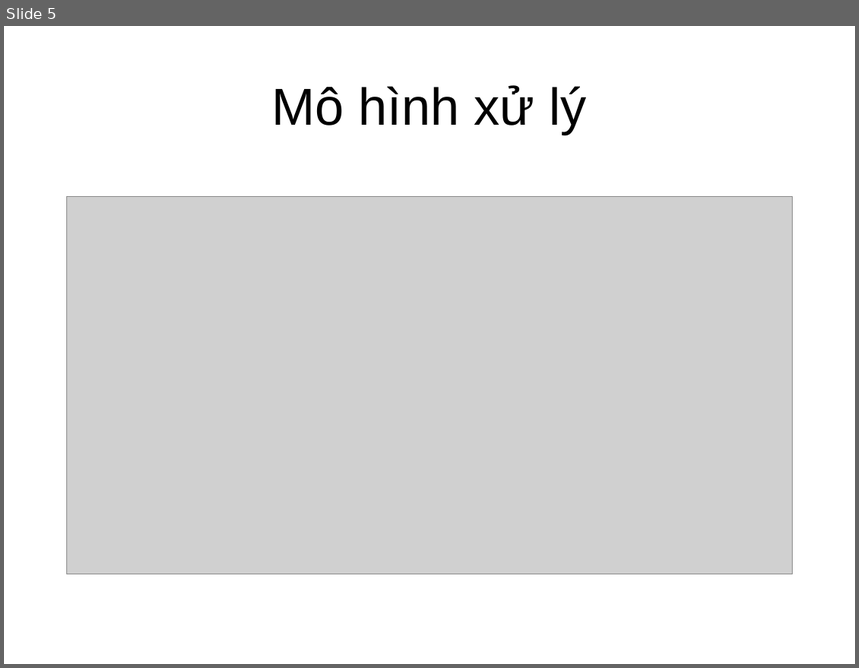
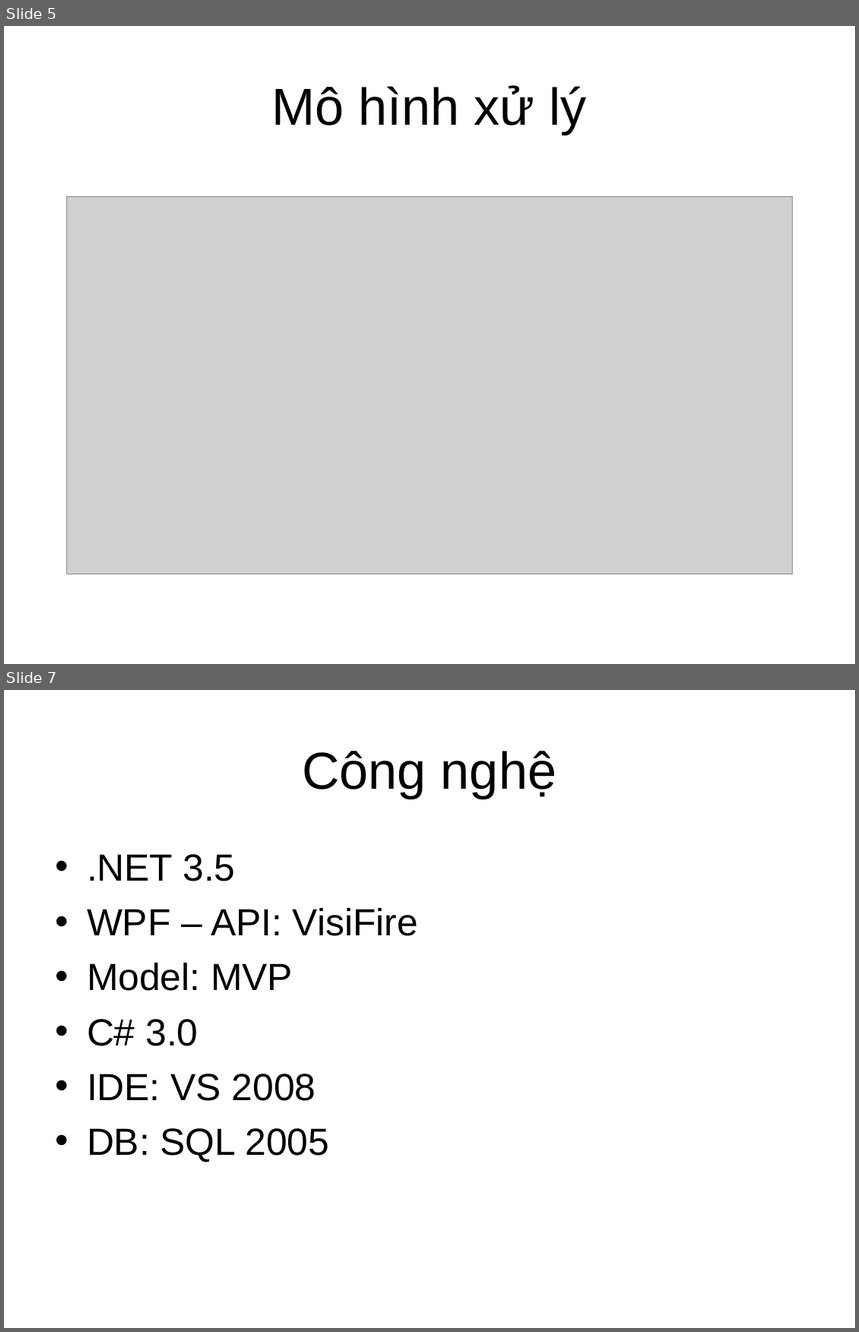
Before and after one commit to kidlab/re-se, a slide deck: Docs/Family Tree.ppt. Shown one above the other, each under a label of ours: slide 5 before the commit, slides 5 and 7 after it; the slides between them are not shown. The pictures are 859x668 and 859x1332 pixels, drawn with LibreOffice and Linux fonts; fonts in the diff are those of the drawing; grey boxes stand for pictures. Boxes give left, top, right and bottom in pixels: in the first picture for what was removed or moved away, otherwise in the second. Text is boxed around its words. In the diff, an @@ line names an element or a change of style, - is before the commit and + after.

```diff
--- a/Docs/Family Tree.ppt
+++ b/Docs/Family Tree.ppt
@@ slide 7 added at (x1=4, y1=690, x2=855, y2=1328), background #FFFFFF @@
@@ title added at (x1=302, y1=751, x2=557, y2=799), 44 pt, text #000000 @@
+Công nghệ
@@ text added at (x1=87, y1=854, x2=418, y2=1163), 32 pt, text #000000 @@
+• .NET 3.5
+• WPF – API: VisiFire
+• Model: MVP
+• C# 3.0
+• IDE: VS 2008
+• DB: SQL 2005
```
Also in this commit, not shown: 1 slide changed, 1 other slide added, 2 slides removed.
